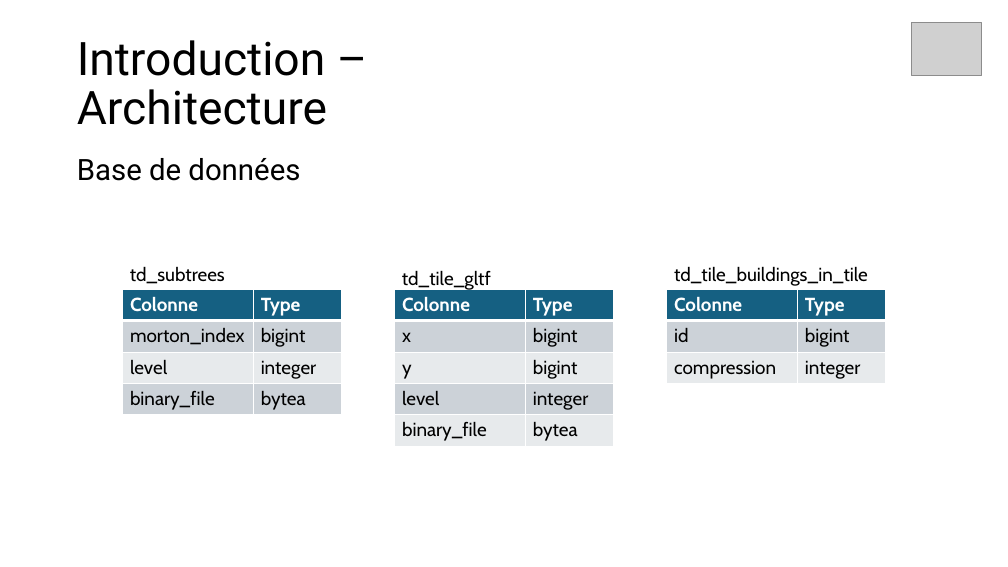
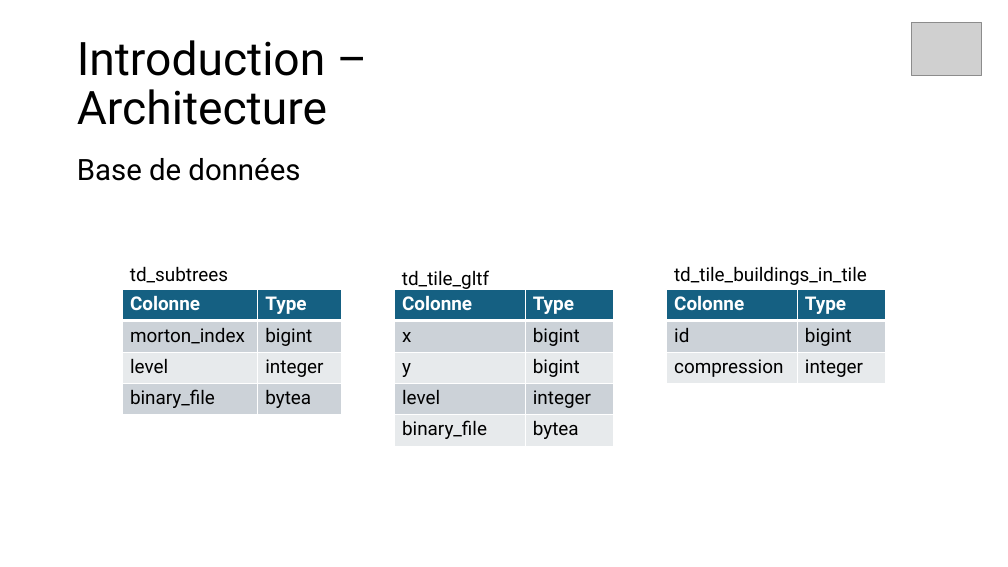
Before and after one commit to IEscher/incubator-baremaps-TB-ian, a slide deck: slide 6 of presentation/Presentation.pptx. Drawn at 1008x567 pixels with LibreOffice and Linux fonts; fonts in the diff are those of the drawing; grey boxes stand for pictures. Boxes give left, top, right and bottom in pixels: in the first picture for what was removed or moved away, otherwise in the second. Text is boxed around its words. In the diff, an @@ line names an element or a change of style, - is before the commit and + after.

```diff
--- a/presentation/Presentation.pptx
+++ b/presentation/Presentation.pptx
@@ font Cabin to Roboto in 3 elements at (130,266,228,283), (402,270,489,291), (674,266,867,285) @@
@@ table at (123,290,342,415) @@
@@ font Cabin to Roboto @@
@@ table at (395,290,614,446) @@
@@ font Cabin to Roboto @@
@@ table at (667,290,886,383) @@
@@ font Cabin to Roboto @@
```
Also in this commit, not shown: 11 other slides changed, 9 slides added, 1 other file.
